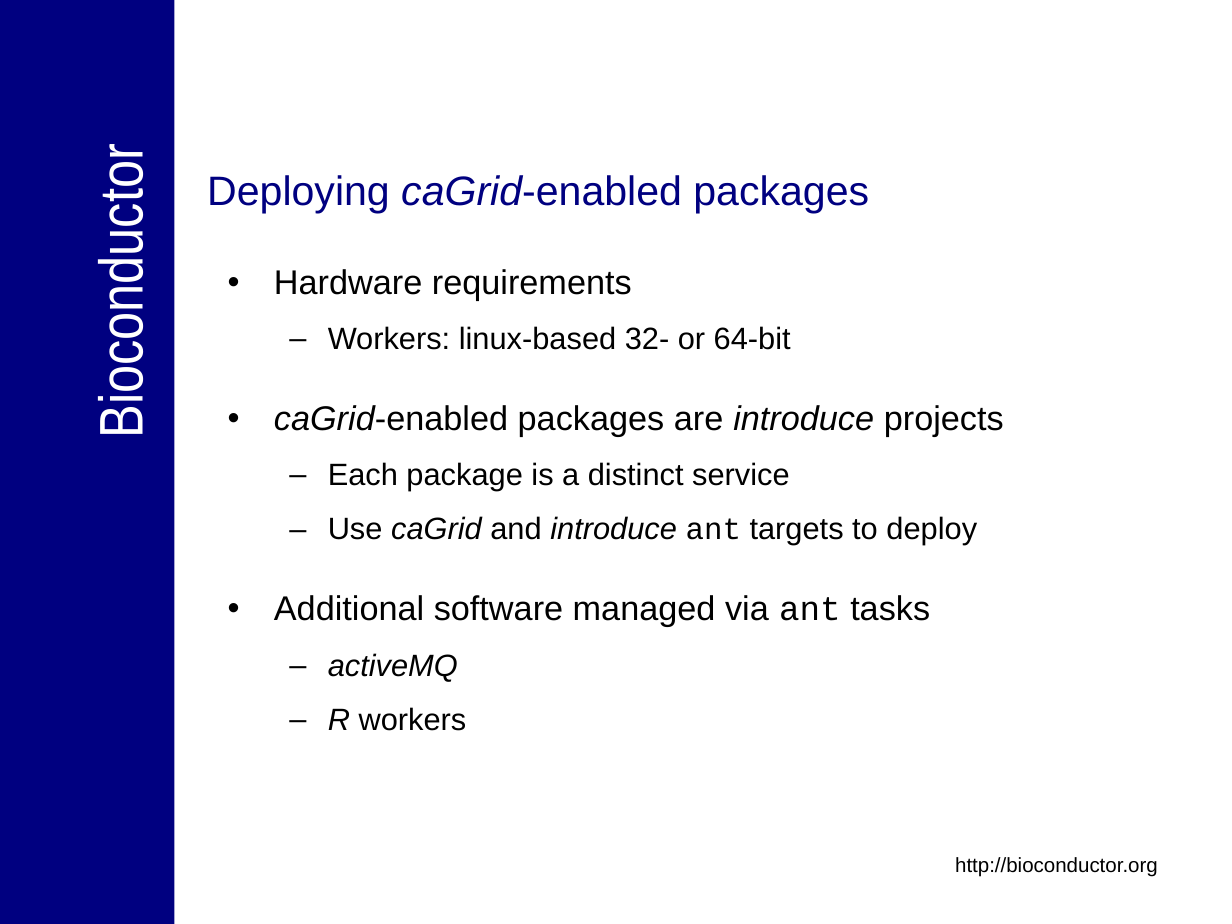
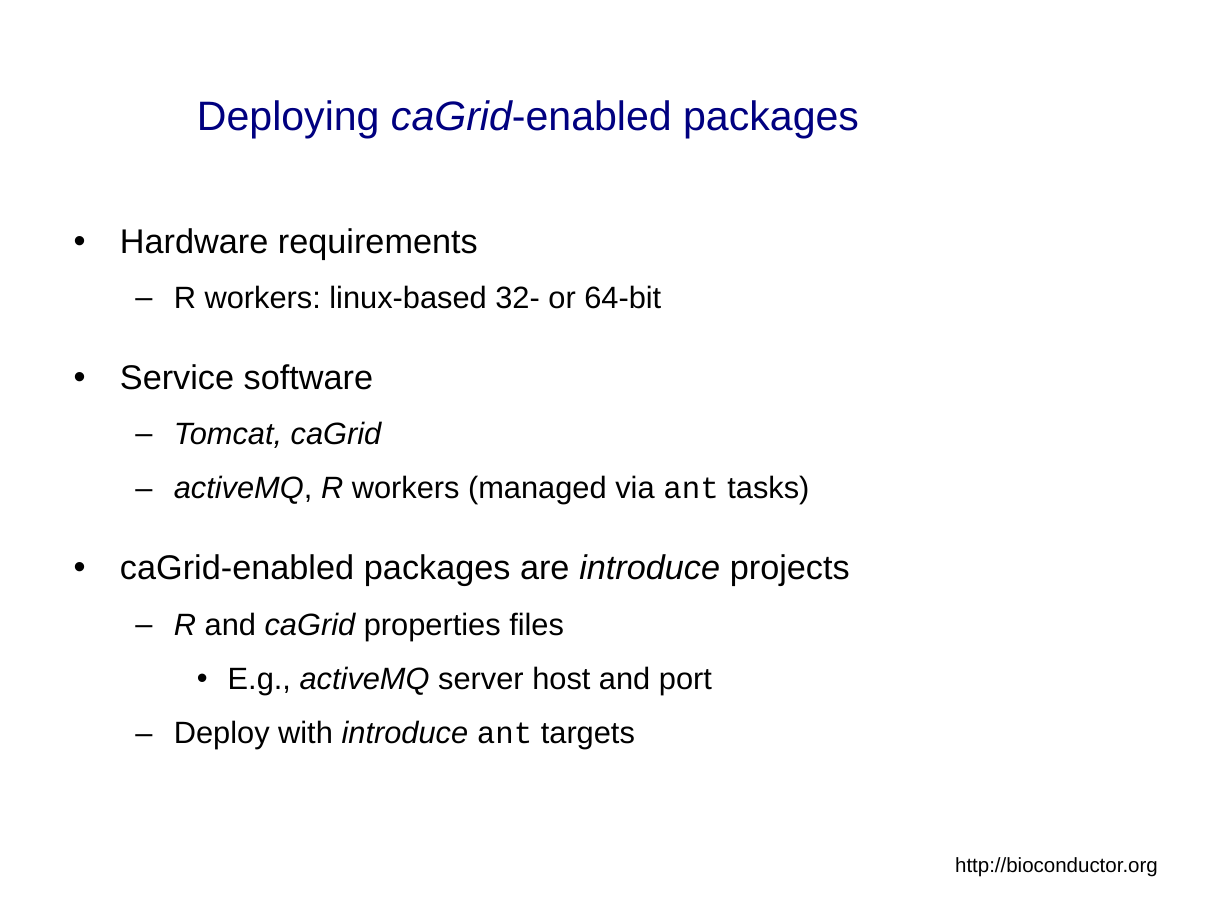
Before and after one commit to NCIP/bioconductor, a slide deck: slide 22 of bioconductor/Presentations/caBIG_Annual_Meeting_2007_Tech_Demo.ppt (slide 17 before the commit). Drawn at 1232x924 pixels with LibreOffice and Linux fonts; fonts in the diff are those of the drawing; background and template pictures are left out. Boxes give left, top, right and bottom in pixels: in the first picture for what was removed or moved away, otherwise in the second. Text is boxed around its words. In the diff, an @@ line names an element or a change of style, - is before the commit and + after.

```diff
--- a/bioconductor/Presentations/caBIG_Annual_Meeting_2007_Tech_Demo.ppt
+++ b/bioconductor/Presentations/caBIG_Annual_Meeting_2007_Tech_Demo.ppt
@@ rectangle removed at [0, 0, 175, 924] @@
@@ title "Deploying caGrid-enabled packages": place and size @@
-title "Deploying caGrid-enabled packages" at [207, 175, 869, 213]
+title "Deploying caGrid-enabled packages" at [197, 100, 859, 138]
@@ title "Deploying caGrid-enabled packages" at [197, 100, 859, 138]: vertical alignment top to middle @@
@@ text removed at [86, 173, 156, 430] @@
-Bioconductor
@@ text "Hardware requirements": place and size @@
-text "Hardware requirements" at [274, 269, 1004, 731]
+text "Hardware requirements" at [120, 228, 850, 749]
@@ text at [120, 285, 809, 504]: text changed @@
-  – Workers: linux-based 32- or 64-bit
+  – R workers: linux-based 32- or 64-bit
+• Service software
+  – Tomcat, caGrid
+  – activeMQ, R workers (managed via ant tasks)
@@ text at [120, 554, 850, 586]: italic off in "caGrid-enabled" @@
@@ text at [174, 612, 712, 749]: text changed @@
-  – Each package is a distinct service
-  – Use caGrid and introduce ant targets to deploy
-• Additional software managed via ant tasks
-  – activeMQ
-  – R workers
+  – R and caGrid properties files
+    • E.g., activeMQ server host and port
+  – Deploy with introduce ant targets
```
Also in this commit, not shown: 18 other slides changed, 21 slides added, 10 slides removed.
